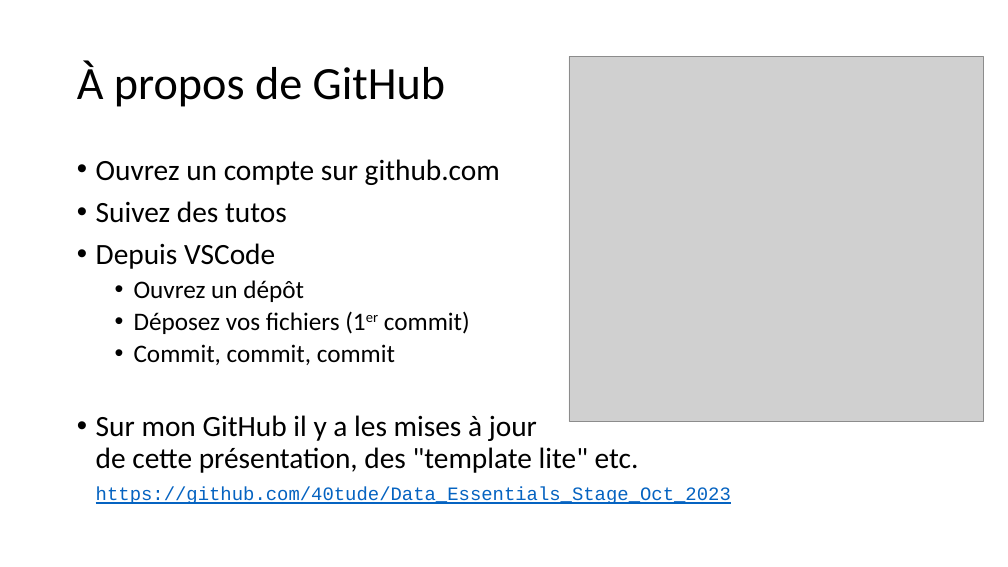
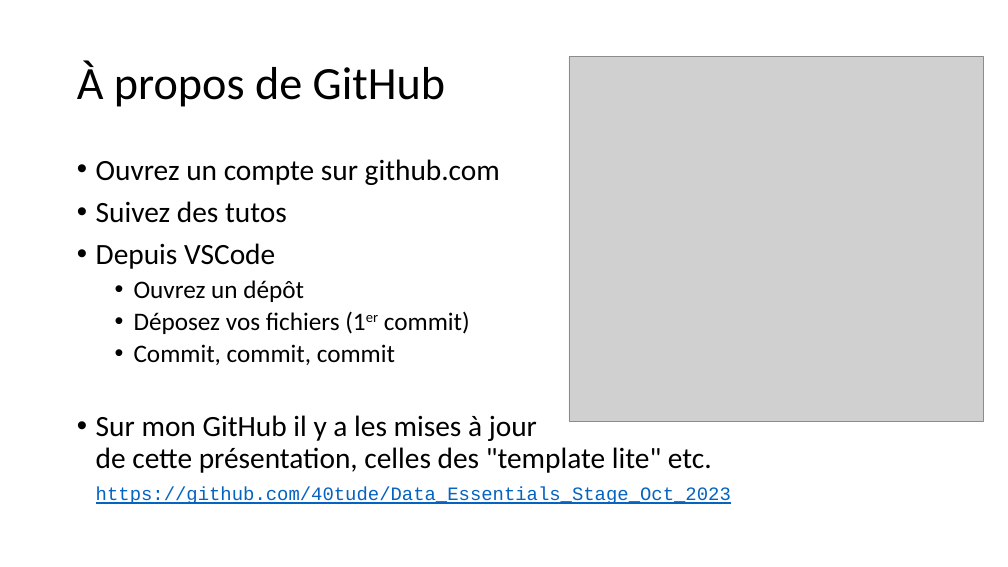
Before and after one commit to 40tude/Data_Essentials_Stage_Oct_2023, a slide deck: slide 15 of notes_de_stage.pptx. Drawn at 1008x567 pixels with LibreOffice and Linux fonts; fonts in the diff are those of the drawing; grey boxes stand for pictures. Boxes give left, top, right and bottom in pixels: in the first picture for what was removed or moved away, otherwise in the second. Text is boxed around its words. In the diff, an @@ line names an element or a change of style, - is before the commit and + after.

```diff
--- a/notes_de_stage.pptx
+++ b/notes_de_stage.pptx
@@ text at <box>96,415,731,504</box>: text changed @@
-• Sur mon GitHub il y a les mises à jour
-  de cette présentation, des "template lite" etc.
-  https://github.com/40tude/Data_Essentials_Stage_Oct_2023
+• Sur mon GitHub il y a les mises à jour
+  de cette présentation, celles des "template lite" etc.
+  https://github.com/40tude/Data_Essentials_Stage_Oct_2023
```
Also in this commit, not shown: 13 other slides changed, 4 slides added, 1 other file.
